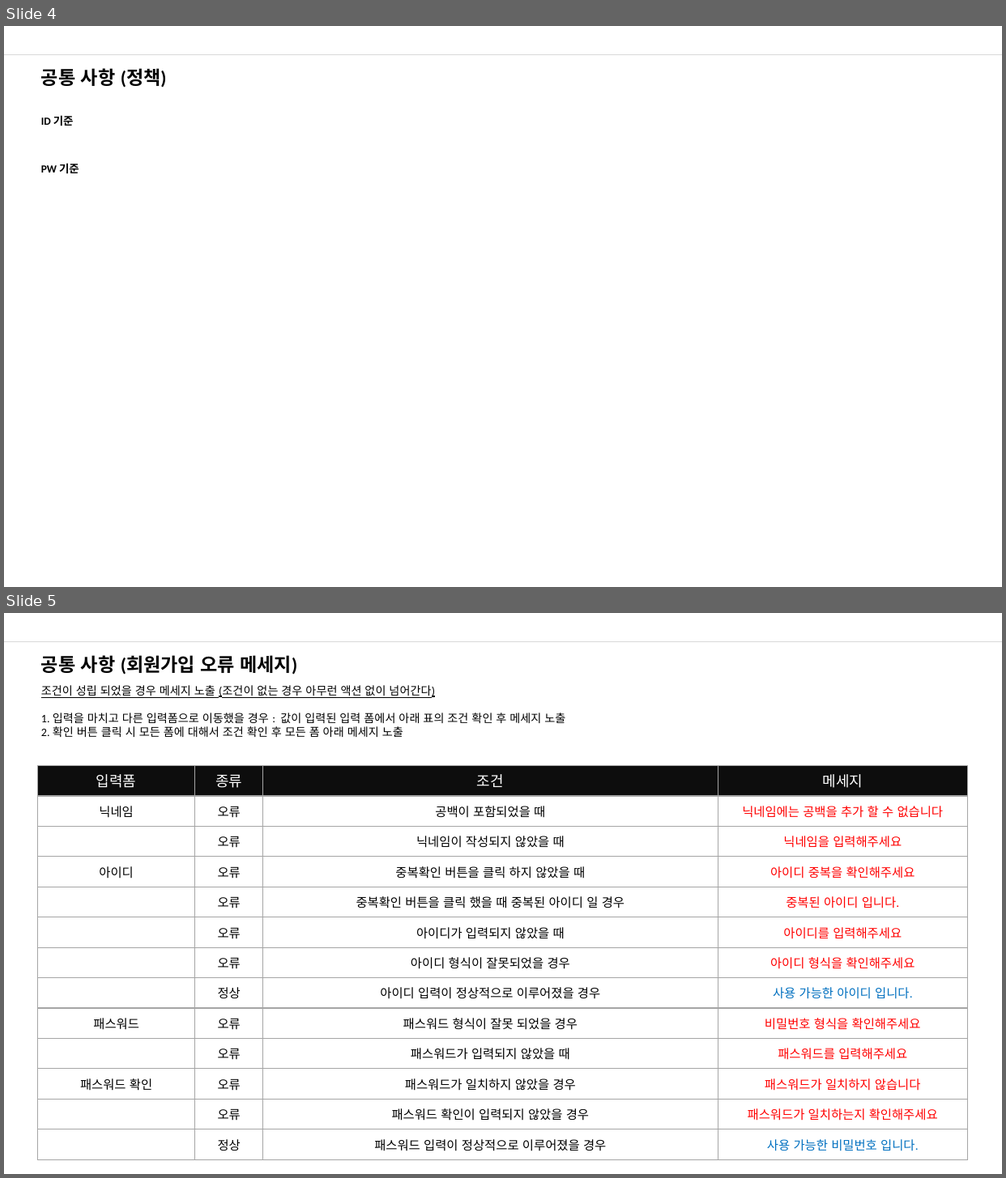
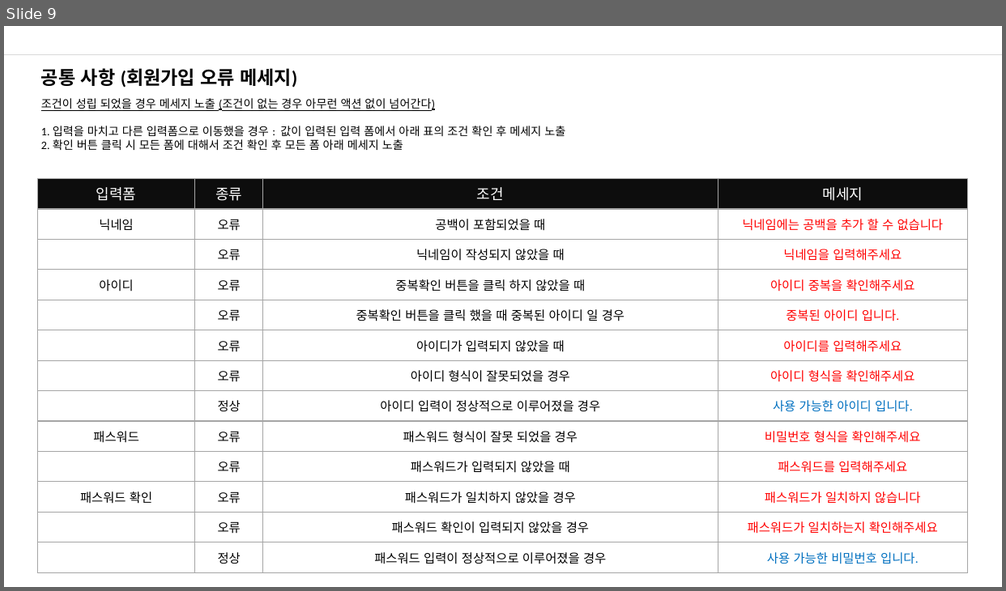
Before and after one commit to nohminkyoung/Final_project, a slide deck: finalproject_화면설계.pptx. Shown one above the other, each under a label of ours: slides 4 and 5 before the commit, slide 9 after it. The pictures are 1006x1178 and 1006x591 pixels, drawn with LibreOffice and Linux fonts; fonts in the diff are those of the drawing. Boxes give left, top, right and bottom in pixels: in the first picture for what was removed or moved away, otherwise in the second. Text is boxed around its words. In the diff, an @@ line names an element or a change of style, - is before the commit and + after.

```diff
--- a/finalproject_화면설계.pptx
+++ b/finalproject_화면설계.pptx
@@ slide 4 removed at (x1=4, y1=26, x2=1002, y2=587), background #FFFFFF; not listed: 1 template element that a slide beside it also shows @@
@@ text removed at (x1=41, y1=68, x2=167, y2=88) @@
-공통 사항 (정책)
@@ text removed at (x1=41, y1=115, x2=74, y2=126) @@
-ID 기준
@@ text removed at (x1=41, y1=163, x2=79, y2=174) @@
-PW 기준
@@ what was slide 5 is now slide 9 @@
```
Also in this commit, not shown: 4 slides changed, 7 slides added, 3 other slides removed.
